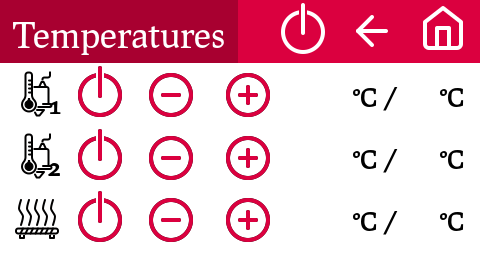
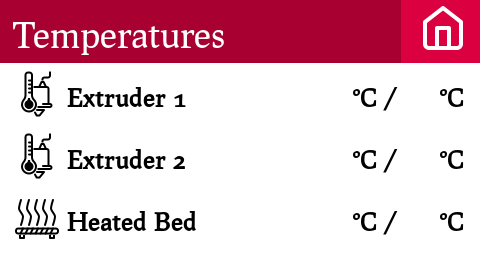
The second w=480, h=272 image is a revision of the first. Changes to its layers:
removed layer "arrow-left.svg-Kopie" over bbox(356, 15, 388, 47)
removed layer "AllOff" over bbox(281, 3, 325, 54)
removed layer "Selected2" over bbox(78, 66, 270, 242)
painted on "SelectedIconTitle" over bbox(238, 0, 401, 63)
removed layer "Controls_E3" over bbox(78, 191, 270, 242)
removed layer "Controls_E2" over bbox(78, 129, 270, 180)
removed layer "Controls_E1" over bbox(78, 66, 270, 117)
renamed "1 ..." to "Extruder 1 ...", painted on it over bbox(48, 87, 196, 232)
